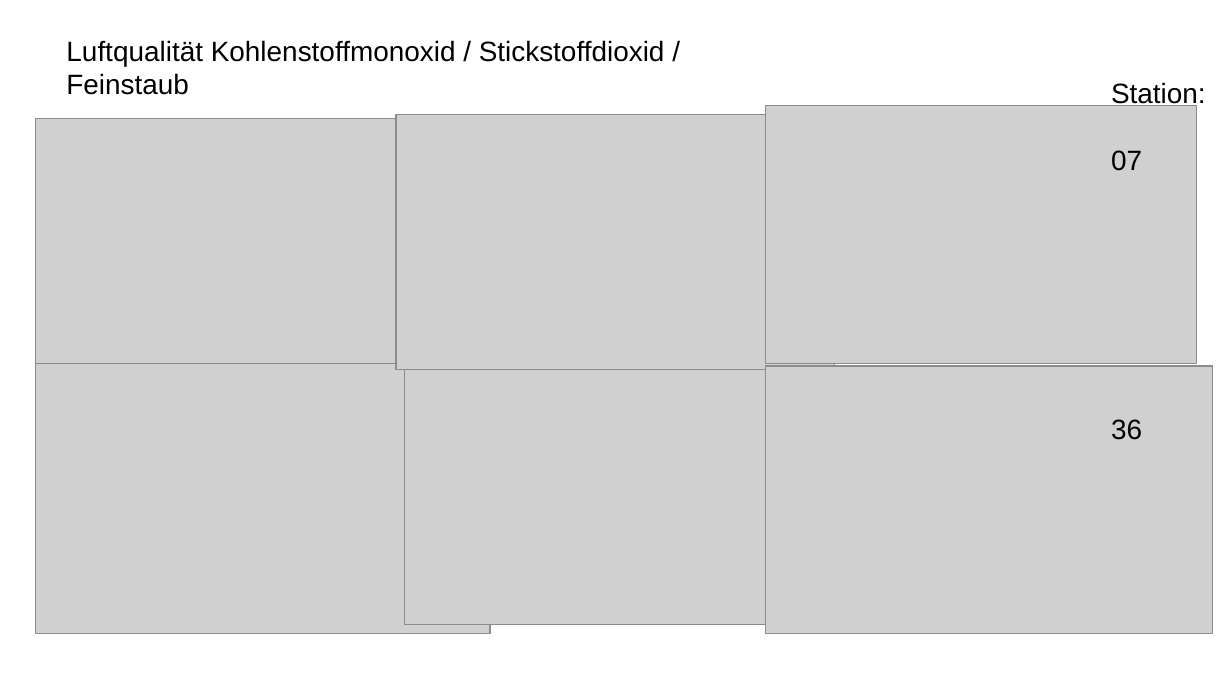
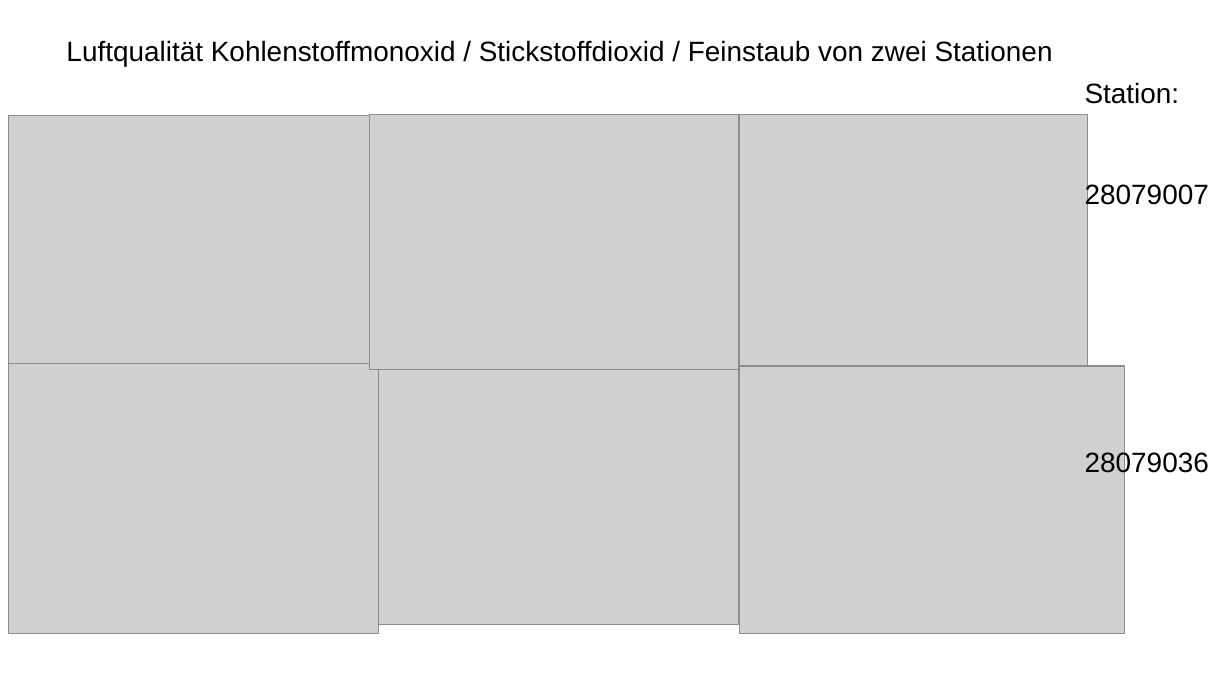
Before and after one commit to TSchiefer/IE_BigData_Project, a slide deck: slide 4 of IE_BigData_Madrid.pptx (slide 3 before the commit). Drawn at 1232x693 pixels with LibreOffice and Linux fonts; fonts in the diff are those of the drawing; grey boxes stand for pictures. Boxes give left, top, right and bottom in pixels: in the first picture for what was removed or moved away, otherwise in the second. Text is boxed around its words. In the diff, an @@ line names an element or a change of style, - is before the commit and + after.

```diff
--- a/IE_BigData_Madrid.pptx
+++ b/IE_BigData_Madrid.pptx
@@ text at (x1=66, y1=40, x2=1053, y2=66): text changed @@
-Luftqualität Kohlenstoffmonoxid / Stickstoffdioxid / Feinstaub
+Luftqualität Kohlenstoffmonoxid / Stickstoffdioxid / Feinstaub von zwei Stationen
@@ text "Station:" moved from (x1=1111, y1=82, x2=1206, y2=440) to (x1=1085, y1=82, x2=1209, y2=477) @@
@@ picture resized from (x1=35, y1=119, x2=481, y2=375) to (x1=9, y1=115, x2=379, y2=371) @@
@@ picture resized from (x1=396, y1=114, x2=834, y2=369) to (x1=370, y1=114, x2=740, y2=369) @@
@@ picture resized from (x1=766, y1=105, x2=1197, y2=363) to (x1=739, y1=115, x2=1088, y2=373) @@
@@ text at (x1=1085, y1=182, x2=1209, y2=477): text changed @@
-07
-36
+28079007
+28079036
@@ picture resized from (x1=35, y1=363, x2=490, y2=634) to (x1=9, y1=363, x2=379, y2=634) @@
@@ picture resized from (x1=405, y1=370, x2=846, y2=625) to (x1=379, y1=370, x2=740, y2=625) @@
@@ picture resized from (x1=766, y1=367, x2=1213, y2=634) to (x1=739, y1=367, x2=1125, y2=634) @@
```
Also in this commit, not shown: 2 other slides changed, 7 slides added, 4 slides removed.
